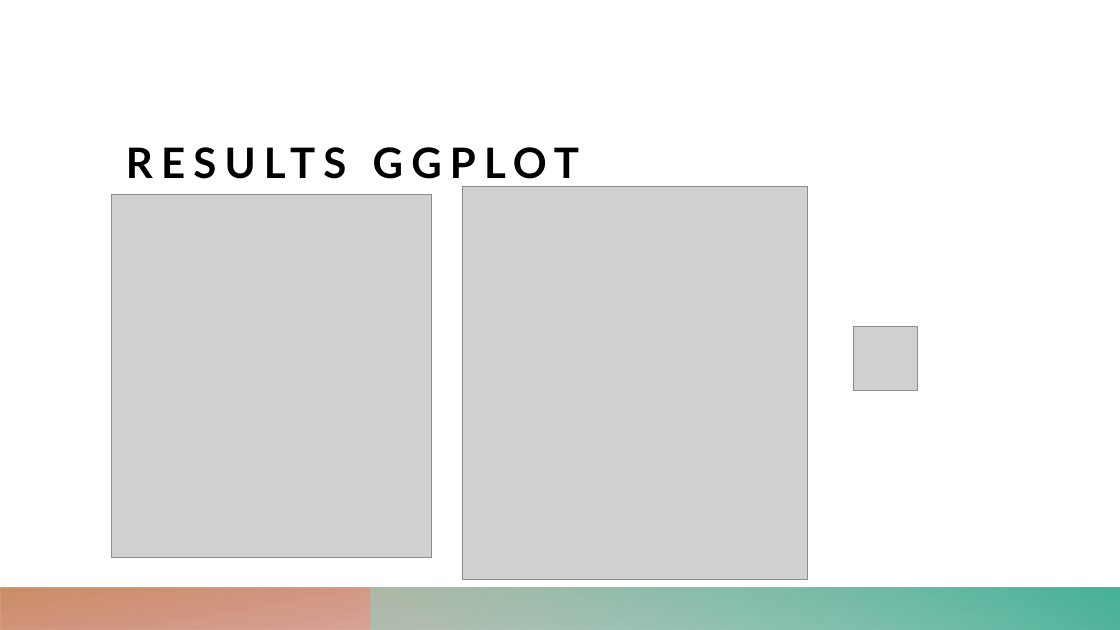
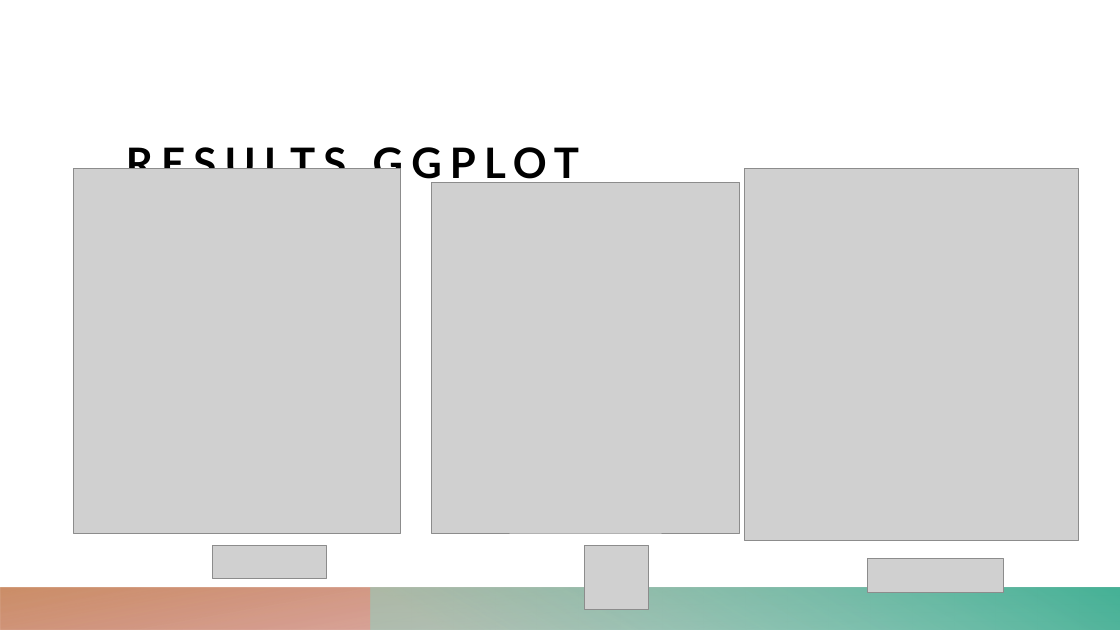
Before and after one commit to StefanMunnes/SICSS_2024, a slide deck: slide 5 of projects/abortion laws/Abortion.pptx. Drawn at 1120x630 pixels with LibreOffice and Linux fonts; fonts in the diff are those of the drawing; grey boxes stand for pictures. Boxes give left, top, right and bottom in pixels: in the first picture for what was removed or moved away, otherwise in the second. Text is boxed around its words. In the diff, an @@ line names an element or a change of style, - is before the commit and + after.

```diff
--- a/projects/abortion laws/Abortion.pptx
+++ b/projects/abortion laws/Abortion.pptx
@@ picture: place and size @@
-picture at (112,194,431,558)
+picture at (74,168,401,533)
@@ picture added at (744,168,1078,540) @@
@@ picture: place and size @@
-picture at (463,187,808,580)
+picture at (432,182,740,534)
@@ picture added at (213,545,327,579) @@
@@ picture: place and size @@
-picture at (854,327,918,391)
+picture at (585,545,649,609)
@@ picture added at (867,558,1003,592) @@
```
Also in this commit, not shown: 1 slide added, 1 other file.
